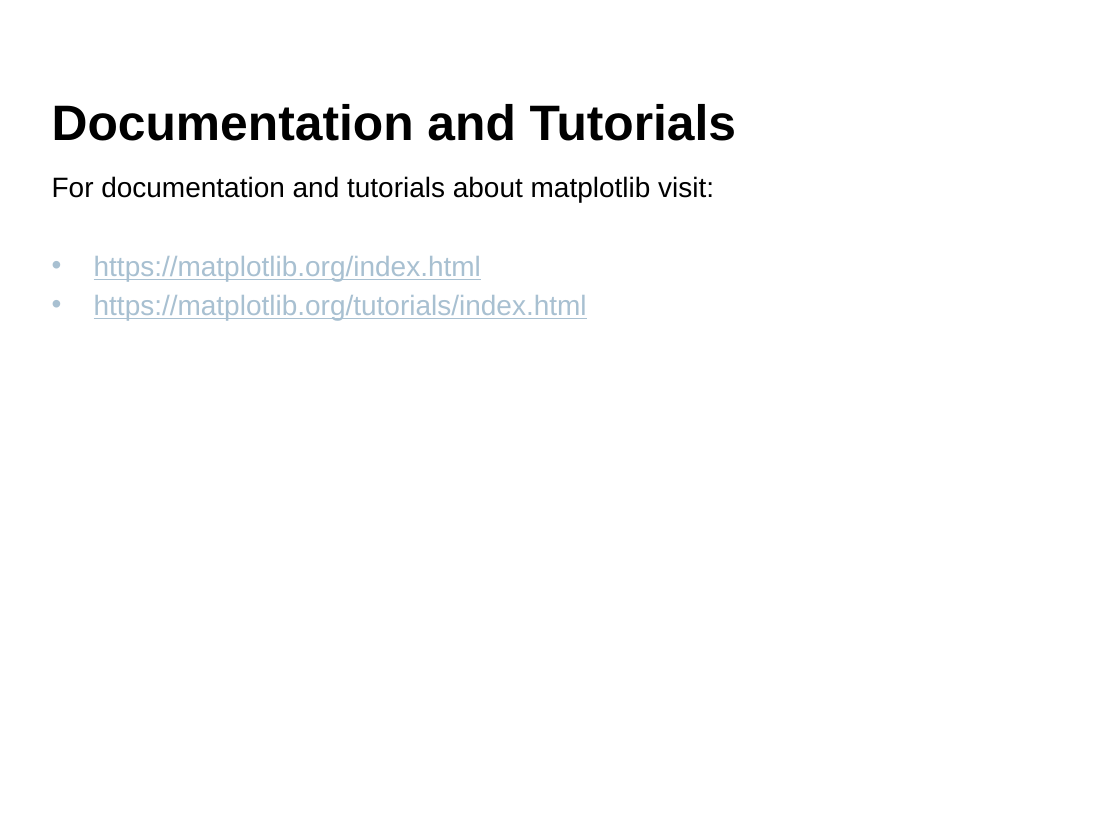
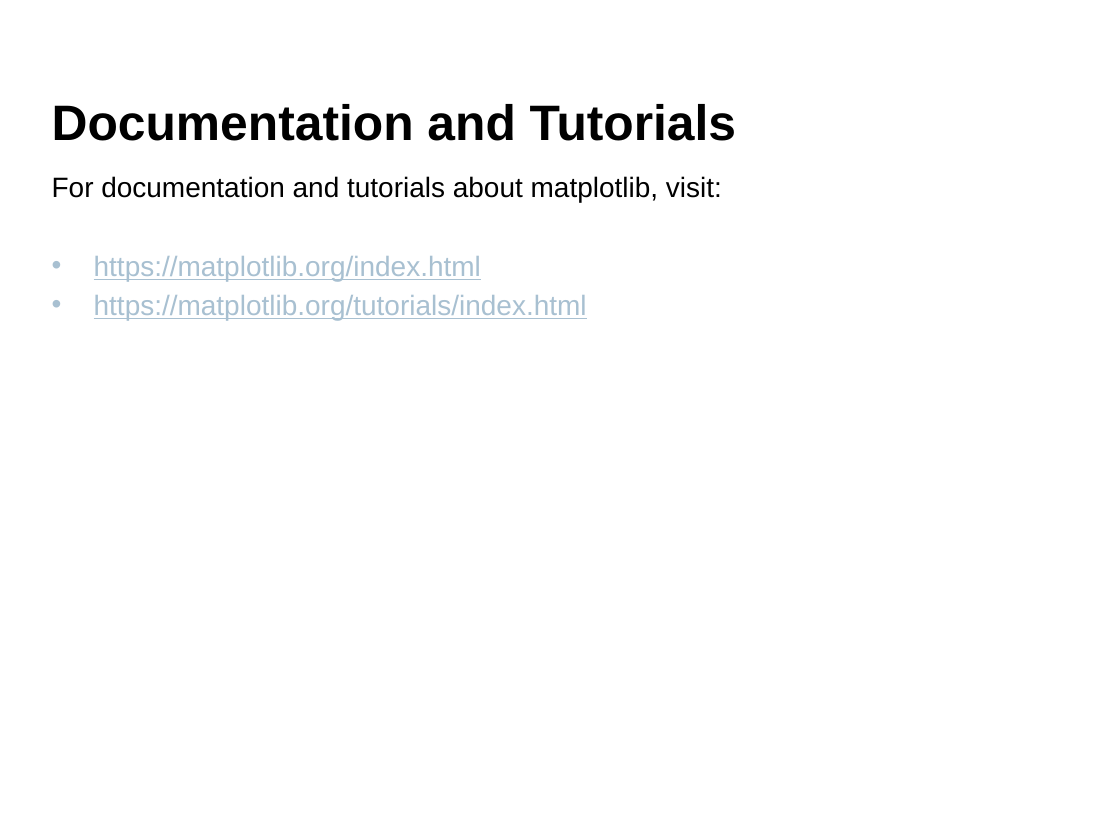
Before and after one commit to aldolipani/CEGE0096, a slide deck: slide 28 of 05 - Week/5 - Geometry with Python.pptx. Drawn at 1120x840 pixels with LibreOffice and Linux fonts; fonts in the diff are those of the drawing; background and template pictures are left out. Boxes give left, top, right and bottom in pixels: in the first picture for what was removed or moved away, otherwise in the second. Text is boxed around its words. In the diff, an @@ line names an element or a change of style, - is before the commit and + after.

```diff
--- a/05 - Week/5 - Geometry with Python.pptx
+++ b/05 - Week/5 - Geometry with Python.pptx
@@ text at (52, 176, 722, 202): text changed @@
-For documentation and tutorials about matplotlib visit:
+For documentation and tutorials about matplotlib, visit:
```
Also in this commit, not shown: 13 other slides changed, 6 slides added.
